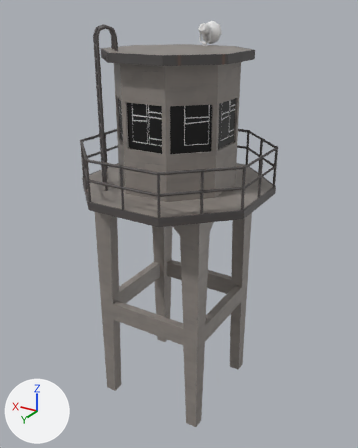
The Blender file Blends/building-guard-tower.blend as it was, and as the next commit left it.
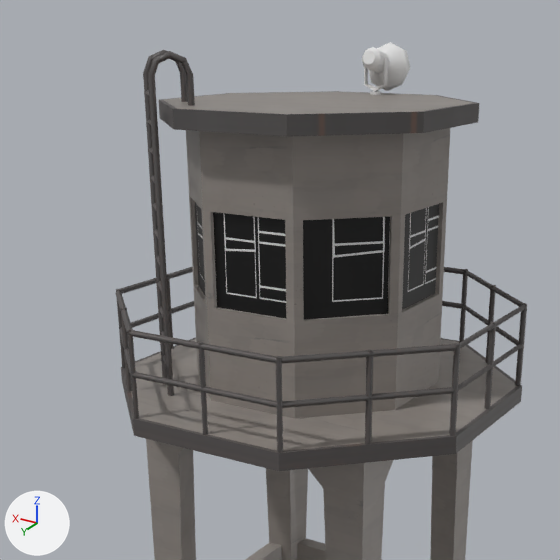
Each version appears first whole from a 50 mm lens placed at (-6.28, 10.35, 10.21), pointed at (-0.05, -0.04, 5.01), and next in a close-up on the part from 7% to 82% of the width and 0% to 60% of the height. Arrows for +X, +Y and +Z are at lower left; the lights stay in place.

Script lines for the objects in view, before the commit:
```python
ob_building_guard_tower = bpy.data.objects.new('building-guard-tower', me_building_guard_tower)
ob_building_guard_tower.location = (0.0, 0.0, 0.0)
ob_prop_spot_light = bpy.data.objects.new('prop-spot-light', me_prop_spot_light)
ob_prop_spot_light.parent = ob_prop_spot_light_base
ob_prop_spot_light.location = (0.00427, -1.401, 9.782)
ob_prop_spot_light.rotation_euler = (0.236, 0.0, 0.0)  # degrees (14, 0, 0)
ob_prop_spot_light_base = bpy.data.objects.new('prop-spot-light-base', me_prop_spot_light_base)
ob_prop_spot_light_base.parent = ob_building_guard_tower
ob_prop_spot_light_base.location = (-0.000451, -1.4, 9.416)
```
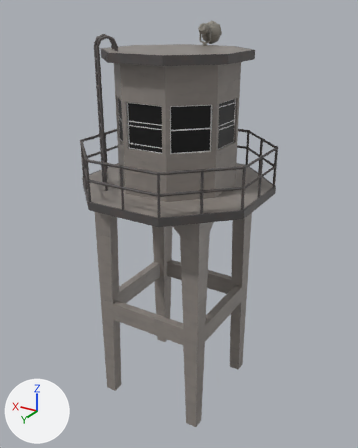
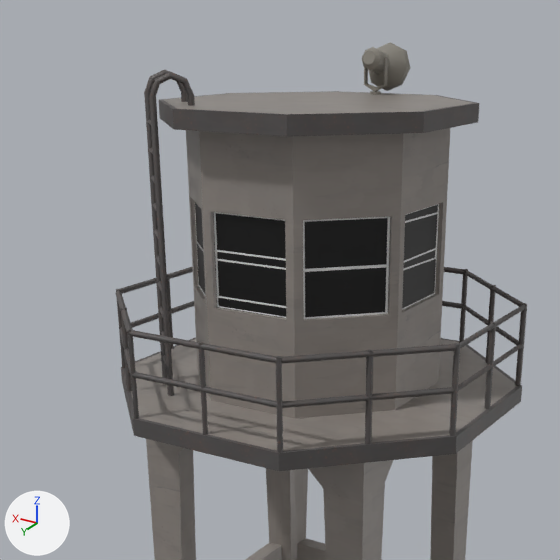
Commit message: working on guard tower

What changed in the scene script:
```text
Add img_prop_spot_light_diffuse_png:
    img_prop_spot_light_diffuse_png = load_image('prop-spot-light-diffuse.png', '../Textures/prop-spot-light-diffuse.png', 1024, 1024, 'sRGB')
Change mat_prop_spot_light:
    remove mat_prop_spot_light.base_color = (0.8, 0.8, 0.8)  # white #e7e7e7
    add mat_prop_spot_light.texture = img_prop_spot_light_diffuse_png
Change me_building_guard_tower:
    used by ob_building_guard_tower; location = (0.0, 0.0, 0.0)
    remove me_building_guard_tower.from_pydata(...)  # 680 vertices, 510 faces; spans x -2.31..2.31, y -2.31..2.31, z 0.0..9.94
    add me_building_guard_tower.from_pydata(...)  # 672 vertices, 506 faces; spans x -2.31..2.31, y -2.31..2.31, z 0.0..9.74
    me_building_guard_tower part 1
    40 vertices in x 0.78..1.52, y 0.77..1.5, z 9.7..9.94 move by (0.0, 0.0, -0.2)
    me_building_guard_tower part 2: 504 kept faces spanning x -2.31..2.31, y -2.31..2.31, z 0.0..9.74 get new texture (UV) coordinates
```

Location of each change, (x1, y1, x2, y2) in pixels of the close-ups (560 x 560 px; the box of a moved part takes in the faces that stretch with it):
'building-guard-tower', reshaped
    before: (116, 50, 527, 560)
    after: (116, 69, 527, 560)
'prop-spot-light', surface changed
    both: (362, 42, 410, 91)
'prop-spot-light-base', surface changed
    both: (364, 57, 388, 95)
part 1 of me_building_guard_tower, moved or reshaped
    before: (143, 50, 195, 396)
    after: (144, 69, 195, 396)
part 2 of me_building_guard_tower, surface changed
    both: (191, 92, 443, 323)
